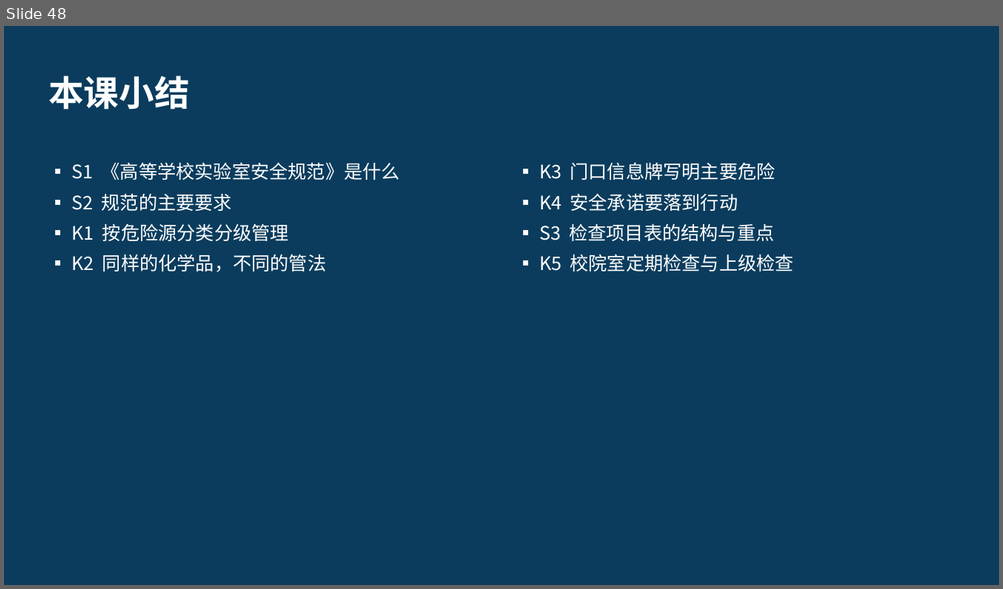
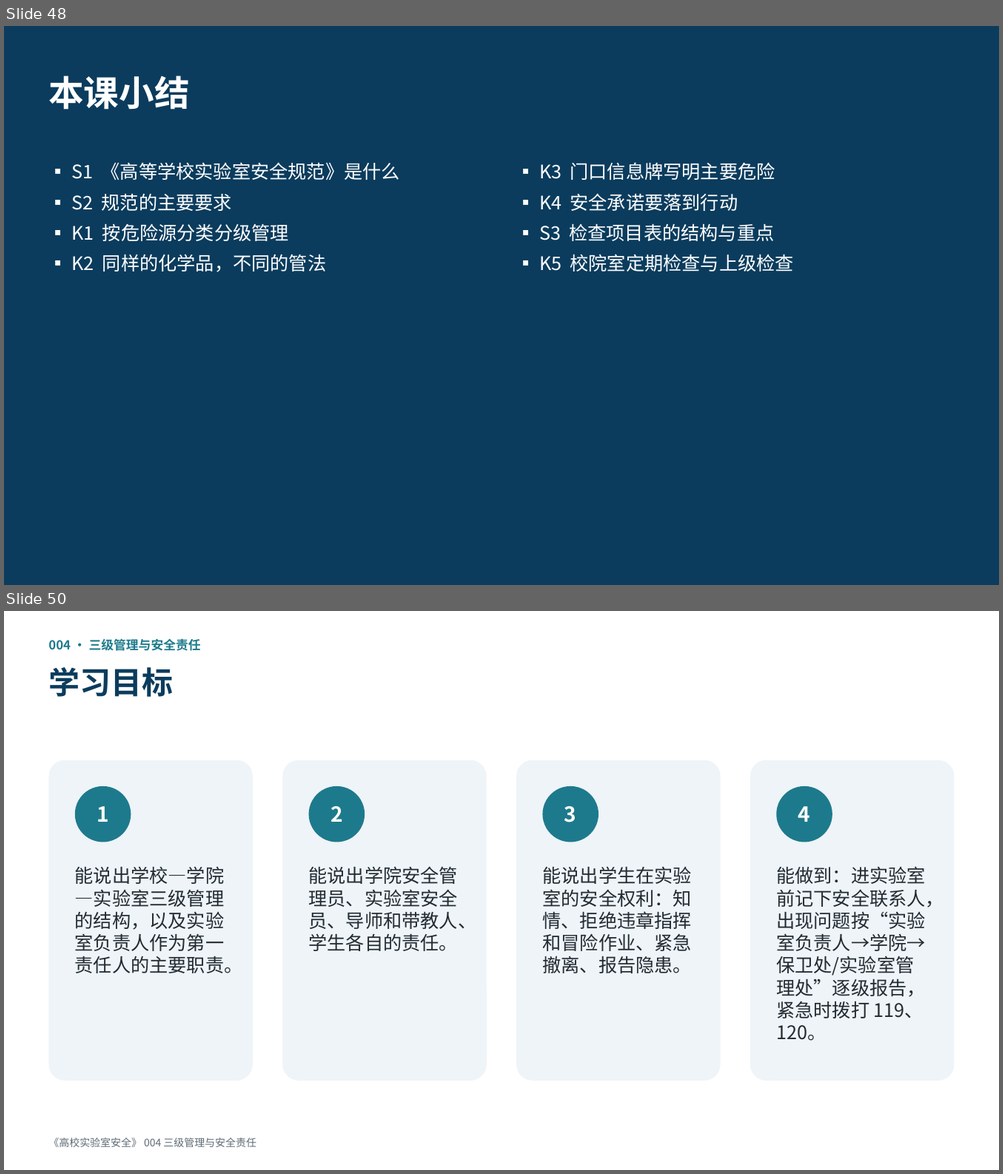
Before and after one commit to hanrongwx-max/videoyoutubo, a slide deck: course/高校实验室安全/课件/第1章_法规、管理与安全文化.pptx. Shown one above the other, each under a label of ours: slide 48 before the commit, slides 48 and 50 after it; the slides between them are not shown. The pictures are 1003x589 and 1003x1174 pixels, drawn with LibreOffice and Linux fonts; fonts in the diff are those of the drawing. Boxes give left, top, right and bottom in pixels: in the first picture for what was removed or moved away, otherwise in the second. Text is boxed around its words. In the diff, an @@ line names an element or a change of style, - is before the commit and + after.

```diff
--- a/course/高校实验室安全/课件/第1章_法规、管理与安全文化.pptx
+++ b/course/高校实验室安全/课件/第1章_法规、管理与安全文化.pptx
@@ slide 50 added at box(4, 611, 999, 1170), background #FFFFFF @@
@@ text added at box(48, 638, 201, 651), 12 pt, text #1D7A8C, bold @@
+004 · 三级管理与安全责任
@@ text added at box(48, 667, 173, 697), 30 pt, text #0B3C5D, bold @@
+学习目标
@@ rounded rectangle added at box(48, 760, 253, 1081), fill #EEF4F7 @@
@@ rounded rectangle added at box(282, 760, 486, 1081), fill #EEF4F7 @@
@@ rounded rectangle added at box(517, 760, 720, 1081), fill #EEF4F7 @@
@@ rounded rectangle added at box(750, 760, 954, 1081), fill #EEF4F7 @@
@@ ellipse added at box(75, 786, 131, 843), fill #1D7A8C, 20 pt, text #FFFFFF, bold @@
+1
@@ ellipse added at box(308, 786, 364, 843), fill #1D7A8C, 20 pt, text #FFFFFF, bold @@
+2
@@ ellipse added at box(543, 786, 599, 843), fill #1D7A8C, 20 pt, text #FFFFFF, bold @@
+3
@@ ellipse added at box(777, 786, 832, 843), fill #1D7A8C, 20 pt, text #FFFFFF, bold @@
+4
@@ text added at box(75, 867, 243, 974), 18 pt, text #222B33 @@
+能说出学校—学院—实验室三级管理的结构，以及实验室负责人作为第一责任人的主要职责。
@@ text added at box(309, 866, 477, 951), 18 pt, text #222B33 @@
+能说出学院安全管理员、实验室安全员、导师和带教人、学生各自的责任。
@@ text added at box(542, 867, 691, 974), 18 pt, text #222B33 @@
+能说出学生在实验室的安全权利：知情、拒绝违章指挥和冒险作业、紧急撤离、报告隐患。
@@ text added at box(776, 866, 944, 1041), 18 pt, text #222B33 @@
+能做到：进实验室前记下安全联系人，出现问题按“实验室负责人→学院→保卫处/实验室管理处”逐级报告，紧急时拨打 119、120。
@@ text added at box(48, 1138, 256, 1147), 10 pt, text #5F6B75 @@
+《高校实验室安全》 004 三级管理与安全责任
```
Also in this commit, not shown: 17 other slides added, 2 other files.
